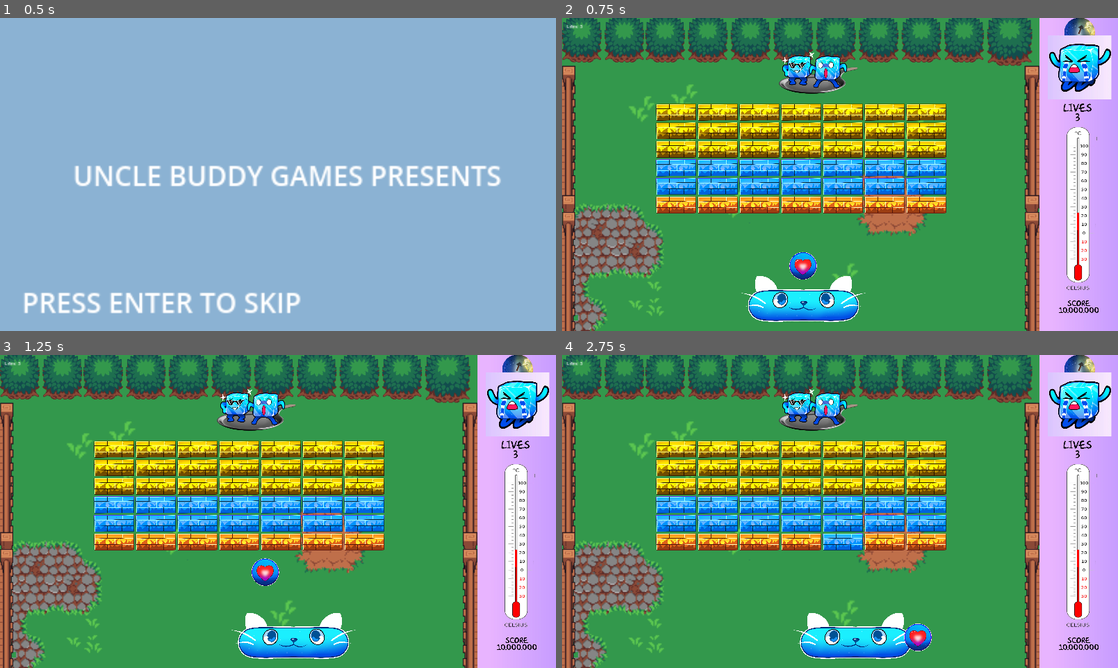
Above: before the commit, frames 1-4 (two rows, left to right).
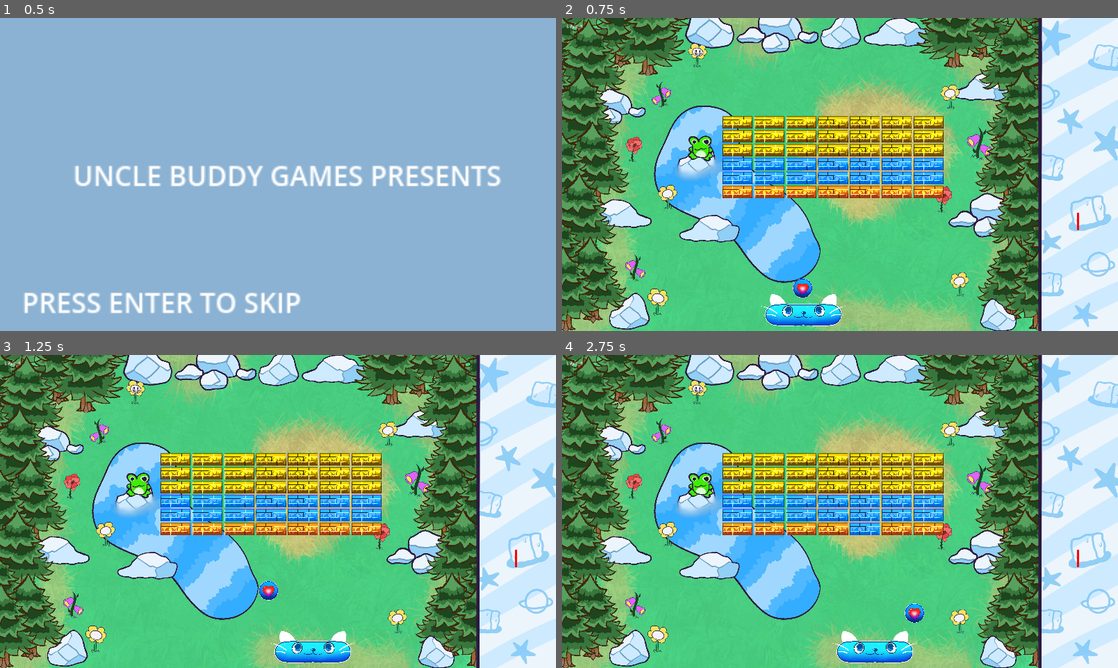
Above: after the commit, the same moments.

Repository: ColtonPhillips/uvicgamejam-24
Game: Godot game, scene res://Scenes/start_game.tscn
The game is run twice, just before and just after one commit, with the same random seed, the same clock (stepped at 60 frames per second) and the same inputs.
Inputs:
- Up to frame 1 (0.5 s): no input
- Up to frame 2 (0.75 s): tap Enter (ui_accept) at 0.5 s; hold D (right) from 0.53 s (still down)
- Up to frame 3 (1.25 s): keep holding D (right); tap Enter (ui_accept) at 0.77 s
- Up to frame 4 (2.75 s): release D (right) at 1.28 s; hold A (left) 1.28-2.03 s; tap Enter (ui_accept) at 1.52 s; hold D (right) from 2.03 s (still down)

Frame 1 is identical in both runs. In frame 2, 98% of the frame differs, in the area x 0-100%, y 0-100%; in frame 3, 98%; in frame 4, 98%.

Commit message:
add new bg

Diff:
--- a/game/Scenes/ball.tscn
+++ b/game/Scenes/ball.tscn
@@ -7,7 +7,7 @@
 [ext_resource type="AudioStream" uid="uid://by8my1bha4pj0" path="res://Assets/Hit.ogg" id="5_lu8qh"]
 
 [sub_resource type="CircleShape2D" id="CircleShape2D_nj6vb"]
-radius = 47.1699
+radius = 31.1448
 
 [node name="Ball" type="CharacterBody2D" groups=["ball"]]
 collision_mask = 14
@@ -15,7 +15,7 @@
 script = ExtResource("1_tygem")
 
 [node name="Sprite2D" type="Sprite2D" parent="."]
-scale = Vector2(0.05, 0.05)
+scale = Vector2(0.035, 0.035)
 texture = ExtResource("1_2jah6")
 
 [node name="CollisionShape2D" type="CollisionShape2D" parent="."]
--- a/game/Scenes/brick.tscn
+++ b/game/Scenes/brick.tscn
@@ -5,7 +5,7 @@
 [ext_resource type="AudioStream" uid="uid://bx57pbmdwvm3t" path="res://Assets/Break.ogg" id="3_qda7k"]
 
 [sub_resource type="RectangleShape2D" id="RectangleShape2D_lq55v"]
-size = Vector2(136, 56)
+size = Vector2(104, 42)
 
 [node name="Brick" type="RigidBody2D"]
 collision_layer = 8
@@ -15,7 +15,7 @@
 script = ExtResource("1_g2qod")
 
 [node name="Sprite2D" type="Sprite2D" parent="."]
-scale = Vector2(0.08, 0.08)
+scale = Vector2(0.06, 0.06)
 texture = ExtResource("2_i2lyg")
 
 [node name="CollisionShape2D" type="CollisionShape2D" parent="."]
--- a/game/Scenes/ice_cube_wall.tscn
+++ b/game/Scenes/ice_cube_wall.tscn
@@ -3,7 +3,7 @@
 [ext_resource type="Script" path="res://Scripts/wall.gd" id="1_g8w0g"]
 
 [sub_resource type="RectangleShape2D" id="RectangleShape2D_8347y"]
-size = Vector2(208, 107)
+size = Vector2(97.25, 95.625)
 
 [node name="IceCubeWall" type="RigidBody2D"]
 collision_layer = 4
--- a/game/Scenes/main.tscn
+++ b/game/Scenes/main.tscn
@@ -11,6 +11,9 @@
 [ext_resource type="PackedScene" uid="uid://bb528nmxhbibp" path="res://Scenes/brick.tscn" id="7_niqie"]
 [ext_resource type="Script" path="res://Scripts/brick_spawner.gd" id="7_v0q6d"]
 [ext_resource type="PackedScene" uid="uid://dejstivh6gejj" path="res://Scenes/thermometer.tscn" id="11_iusll"]
+
+[sub_resource type="RectangleShape2D" id="RectangleShape2D_8347y"]
+size = Vector2(97.25, 95.625)
 
 [sub_resource type="RectangleShape2D" id="RectangleShape2D_w4l8p"]
 size = Vector2(900, 1600)
@@ -33,28 +36,58 @@
 [node name="Walls" type="Node" parent="."]
 
 [node name="UpperWall" parent="Walls" instance=ExtResource("3_02ui3")]
-position = Vector2(-81, -653)
+position = Vector2(-85, -676)
 
 [node name="LeftWall" parent="Walls" instance=ExtResource("3_02ui3")]
-position = Vector2(-939, 104)
+position = Vector2(-774, 132)
 rotation = 1.5708
 
 [node name="RightWall" parent="Walls" instance=ExtResource("3_02ui3")]
-position = Vector2(879, 133)
+position = Vector2(767, 129)
 rotation = 1.5708
 
 [node name="IceCubeWall" parent="Walls" instance=ExtResource("3_7tqdg")]
 position = Vector2(-189, -393)
 
 [node name="CollisionShape2D" parent="Walls/IceCubeWall" index="0"]
-position = Vector2(94, 43.5)
+position = Vector2(-296.75, 308.375)
+
+[node name="IceCubeWall2" parent="Walls" instance=ExtResource("3_7tqdg")]
+position = Vector2(-189, -393)
+
+[node name="CollisionShape2D" parent="Walls/IceCubeWall2" index="0"]
+position = Vector2(-514, 881)
+
+[node name="IceCubeWall3" parent="Walls" instance=ExtResource("3_7tqdg")]
+position = Vector2(-189, -393)
+
+[node name="CollisionShape2D" parent="Walls/IceCubeWall3" index="0"]
+position = Vector2(673, 525)
+
+[node name="IceCubeWall4" parent="Walls" instance=ExtResource("3_7tqdg")]
+position = Vector2(-189, -393)
+
+[node name="CollisionShape2D" parent="Walls/IceCubeWall4" index="0"]
+position = Vector2(699, 96)
+
+[node name="CollisionShape2D2" type="CollisionShape2D" parent="Walls/IceCubeWall4"]
+position = Vector2(-568, 154)
+shape = SubResource("RectangleShape2D_8347y")
+
+[node name="CollisionShape2D3" type="CollisionShape2D" parent="Walls/IceCubeWall4"]
+position = Vector2(-581, 529)
+shape = SubResource("RectangleShape2D_8347y")
+
+[node name="CollisionShape2D4" type="CollisionShape2D" parent="Walls/IceCubeWall4"]
+position = Vector2(-241, 577)
+shape = SubResource("RectangleShape2D_8347y")
 
 [node name="Paddle" parent="." node_paths=PackedStringArray("camera") instance=ExtResource("1_gjttg")]
-position = Vector2(-127, 452)
+position = Vector2(-127, 484)
 camera = NodePath("../Camera2D")
 
 [node name="Ball" parent="." node_paths=PackedStringArray("death_zone", "ui") instance=ExtResource("2_p8dgk")]
-position = Vector2(-128, 315)
+position = Vector2(-129, 392)
 death_zone = NodePath("../DeathZone")
 ui = NodePath("../UI")
 
@@ -63,14 +96,10 @@
 
 [node name="UI" parent="." instance=ExtResource("6_j0a08")]
 
-[node name="BrickSpawner" type="Node2D" parent="." node_paths=PackedStringArray("spawn_start")]
-position = Vector2(-138, -153)
+[node name="BrickSpawner" type="Node2D" parent="."]
+position = Vector2(-27, -90)
 script = ExtResource("7_v0q6d")
 brick_scene = ExtResource("7_niqie")
-spawn_start = NodePath("../Marker2D")
-
-[node name="Marker2D" type="Marker2D" parent="."]
-position = Vector2(11, -63)
 
 [node name="TouchScreenButton" type="TouchScreenButton" parent="."]
 position = Vector2(-774, -99)
@@ -90,3 +119,6 @@
 position = Vector2(818, 191)
 
 [editable path="Walls/IceCubeWall"]
+[editable path="Walls/IceCubeWall2"]
+[editable path="Walls/IceCubeWall3"]
+[editable path="Walls/IceCubeWall4"]
--- a/game/Scenes/paddle.tscn
+++ b/game/Scenes/paddle.tscn
@@ -5,7 +5,7 @@
 [ext_resource type="AudioStream" uid="uid://cklc0wiuh5awe" path="res://Assets/SpeedPower.ogg" id="3_x450g"]
 
 [sub_resource type="RectangleShape2D" id="RectangleShape2D_k37m3"]
-size = Vector2(94, 340)
+size = Vector2(60, 258)
 
 [node name="Paddle" type="RigidBody2D"]
 collision_layer = 2
@@ -15,7 +15,7 @@
 script = ExtResource("1_edjpi")
 
 [node name="Sprite2D" type="Sprite2D" parent="."]
-scale = Vector2(0.145, 0.145)
+scale = Vector2(0.1, 0.1)
 texture = ExtResource("2_ojvxn")
 
 [node name="CollisionShape2D" type="CollisionShape2D" parent="."]
--- a/game/Scripts/ball.gd
+++ b/game/Scripts/ball.gd
@@ -6,12 +6,13 @@
 
 const VELOCITY_LIMIT = 90
 
-@export var ball_speed = 17
+@export var ball_speed = 18
 @export var lifes = 3
 @export var death_zone: DeathZone
 @export var ui: UI
 
-var speed_up_factor := 1.10
+var speed_up_factor := 1.01
+var natural_speed_up := 0.001
 var start_position: Vector2
 var last_collider_id
 
@@ -23,10 +24,13 @@
 	death_zone.life_lost.connect(on_life_lost)
 
 func _physics_process(delta):
-	var collision = move_and_collide(velocity * ball_speed * delta)
+	natural_speed_up += 0.005
+	var collision = move_and_collide(velocity * (ball_speed + natural_speed_up) * delta)
 	if (!collision):
 		entered_paddle = false
 		return
+
+
 
 	var collider = collision.get_collider()
 	if (collider is Brick):
@@ -39,7 +43,7 @@
 		%ClickSound.play()
 		velocity = velocity.bounce(collision.get_normal())
 		if abs(velocity.y) < 4 or abs(velocity.x) < 4:
-			velocity = velocity.rotated(randf_range(-0.3, 0.3))
+			velocity = velocity.rotated(randf_range(-0.6, 0.6))
 			print (velocity)
 	if ( collider is Paddle):
 		paddle_collision(collider)
@@ -47,6 +51,8 @@
 
 func start_ball():
 	position = start_position
+	position.x = $"../Paddle".position.x
+	natural_speed_up = 0
 	randomize()
 
 	velocity = Vector2(randf_range(-0.8, 0.8), randf_range(-.1, -1)).normalized() * ball_speed
@@ -62,11 +68,14 @@
 
 func reset_ball():
 	position = start_position
+	position.x = $"../Paddle".position.x
+
 	velocity = Vector2.ZERO
 
 var entered_paddle = false;
 func paddle_collision(collider):
 	%PopSound.play()
+	collider.squee()
 
 	var ball_width = collision_shape_2d.shape.get_rect().size.x
 	var ball_center_x = position.x
--- a/game/Scripts/brick_spawner.gd
+++ b/game/Scripts/brick_spawner.gd
@@ -9,8 +9,7 @@
 @onready var ui = $"../UI" as UI
 
 @export var brick_scene: PackedScene
-@export var margin: Vector2 = Vector2(8,8)
-@export var spawn_start: Marker2D
+@export var margin: Vector2 = Vector2(6,6)
 
 var brick_count = 0
 
@@ -28,7 +27,7 @@
 
 	var row_width = brick_size.x * COLUMNS + margin.x * (COLUMNS - 1)
 	var spawn_position_x = (-row_width  + brick_size.x  + margin.x) / 2
-	var spawn_position_y = spawn_start.position.y
+	var spawn_position_y = position.y
 
 	for i in ROWS:
 		for j in COLUMNS:
@@ -54,7 +53,7 @@
 
 	var row_width = brick_size.x * columns + margin.x * (columns - 1)
 	var spawn_position_x = (-row_width  + brick_size.x  + margin.x) / 2
-	var spawn_position_y = spawn_start.position.y
+	var spawn_position_y = position.y
 
 	for i in rows:
 		for j in columns:
--- a/game/Scripts/paddle.gd
+++ b/game/Scripts/paddle.gd
@@ -7,7 +7,7 @@
 var half_paddle_width: float
 var is_ball_started = false
 var is_sped_up = false
-@export var speed = 400
+@export var speed = 550
 @export var camera: Camera2D
 @onready var thermometer: Node2D = $"../Thermometer"
 
@@ -68,3 +68,12 @@
 
 func on_temperature_down():
 	thermometer.temperature -= 4
+
+var sprites: Array[Texture2D] = [
+	preload("res://Assets/PaddleCat.png"),
+	preload("res://Assets/PaddleCatSquee.png"),
+]
+func squee():
+	$Sprite2D.texture = sprites[1]
+	await get_tree().create_timer(0.3).timeout
+	$Sprite2D.texture = sprites[0]
--- a/game/Scripts/thermometer.gd
+++ b/game/Scripts/thermometer.gd
@@ -3,10 +3,10 @@
 
 # Called when the node enters the scene tree for the first time.
 #var change_in_heat = 0.000001
-var change_in_heat = 0.000002
+var change_in_heat = 0.000001
 var temperature = 23.5
 func _ready() -> void:
-	log_temp()
+	#log_temp()
 	pass # Replace with function body.
 
 func log_temp():
@@ -17,7 +17,7 @@
 # Called every frame. 'delta' is the elapsed time since the previous frame.
 func _process(delta: float) -> void:
 	temperature += change_in_heat
-	change_in_heat += 0.00002
+	change_in_heat += 0.00001
 	queue_redraw()
 	pass
 
Binary file changed: game/Assets/BGArt.jpg
Binary file added: game/Assets/PaddleCatSquee.png
Not shown, added: game/Assets/PaddleCatSquee.png.import
Not shown: 1 places in game/Scenes/main.tscn that only renumber resources
